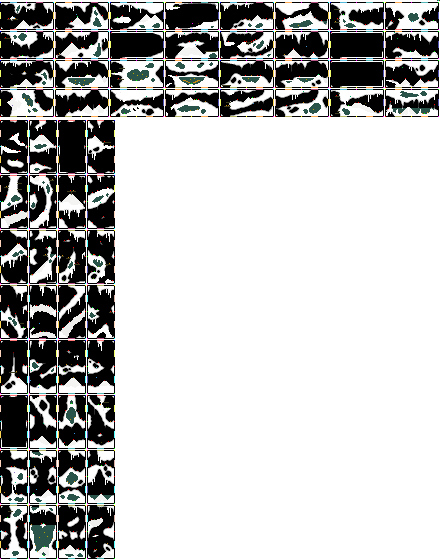
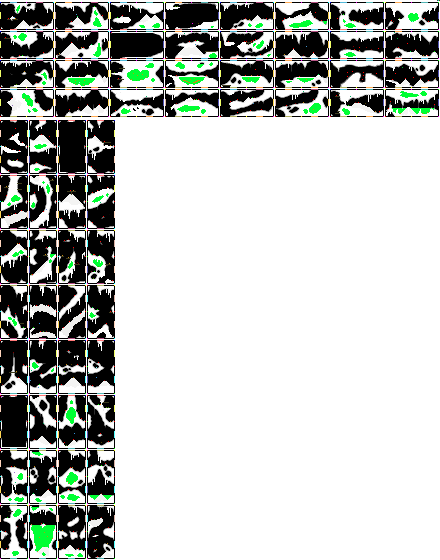
The second 440px x 560px image is a revision of the first. Changes to its layers:
painted on "slime_hell.png #1" over [7, 5, 434, 557]
